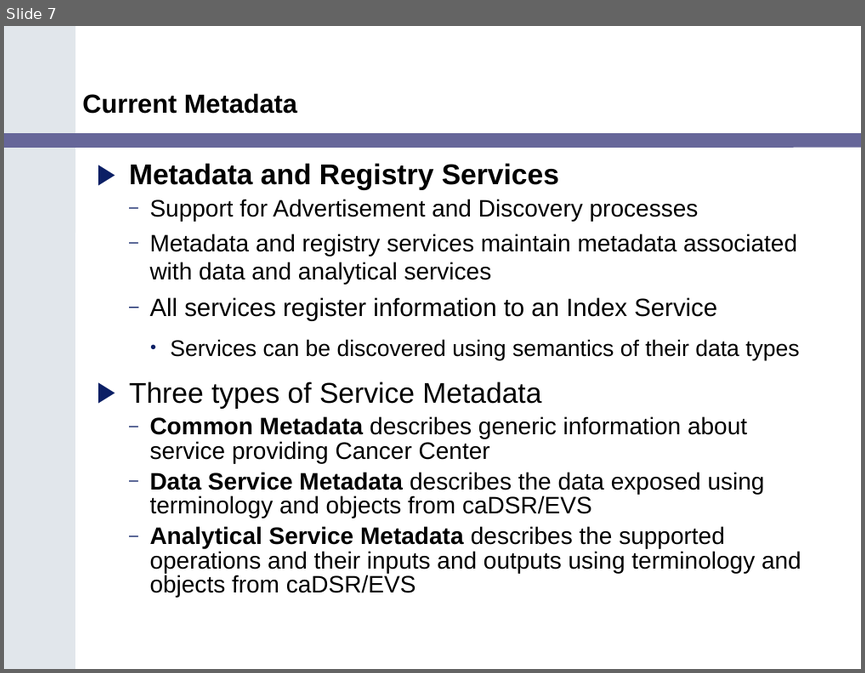
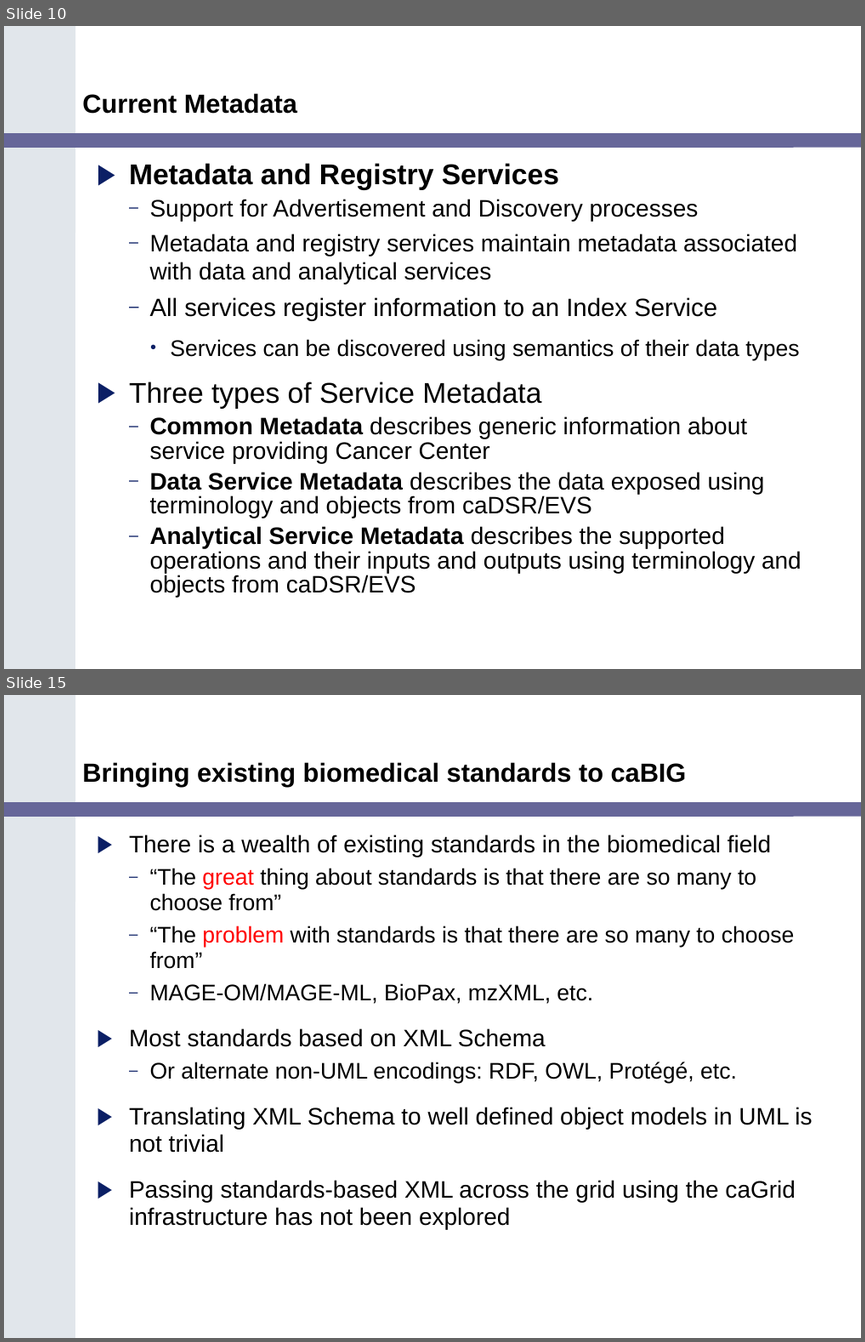
Before and after one commit to NCIP/cagrid-portal, a slide deck: cagrid-1-0/Documentation/presentations/200602_VCDE_ARCH/Service_Guidlines_Arch_VCDE_Feb2.ppt. Shown one above the other, each under a label of ours: slide 7 before the commit, slides 10 and 15 after it; the slides between them are not shown. The pictures are 865x673 and 865x1342 pixels, drawn with LibreOffice and Linux fonts; fonts in the diff are those of the drawing; background and template pictures are left out. Boxes give left, top, right and bottom in pixels: in the first picture for what was removed or moved away, otherwise in the second. Text is boxed around its words. In the diff, an @@ line names an element or a change of style, - is before the commit and + after.

```diff
--- a/cagrid-1-0/Documentation/presentations/200602_VCDE_ARCH/Service_Guidlines_Arch_VCDE_Feb2.ppt
+++ b/cagrid-1-0/Documentation/presentations/200602_VCDE_ARCH/Service_Guidlines_Arch_VCDE_Feb2.ppt
@@ slide 15 added at (4, 695, 861, 1338), background #FFFFFF; not listed: 2 template elements that a slide beside it also shows @@
@@ title added at (82, 762, 687, 787), 22 pt, text #000000, bold @@
+Bringing existing biomedical standards to caBIG
@@ text added at (129, 834, 812, 1229), 20 pt, text #000000 @@
+▶ There is a wealth of existing standards in the biomedical field
+  – “The great thing about standards is that there are so many to choose from”
+  – “The problem with standards is that there are so many to choose from”
+  – MAGE-OM/MAGE-ML, BioPax, mzXML, etc.
+▶ Most standards based on XML Schema
+  – Or alternate non-UML encodings: RDF, OWL, Protégé, etc.
+▶ Translating XML Schema to well defined object models in UML is not trivial
+▶ Passing standards-based XML across the grid using the caGrid infrastructure has not been explored
@@ what was slide 7 is now slide 10 @@
```
Also in this commit, not shown: 4 slides changed, 17 other slides added, 6 slides removed.
